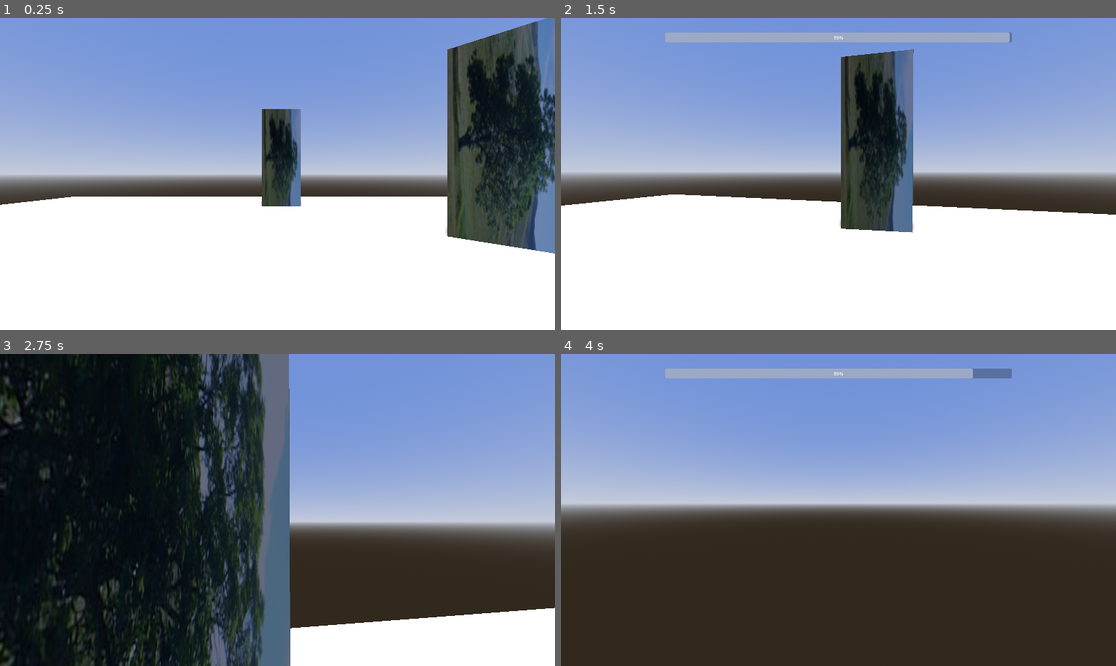
Above: before the commit, frames 1-4 (two rows, left to right).
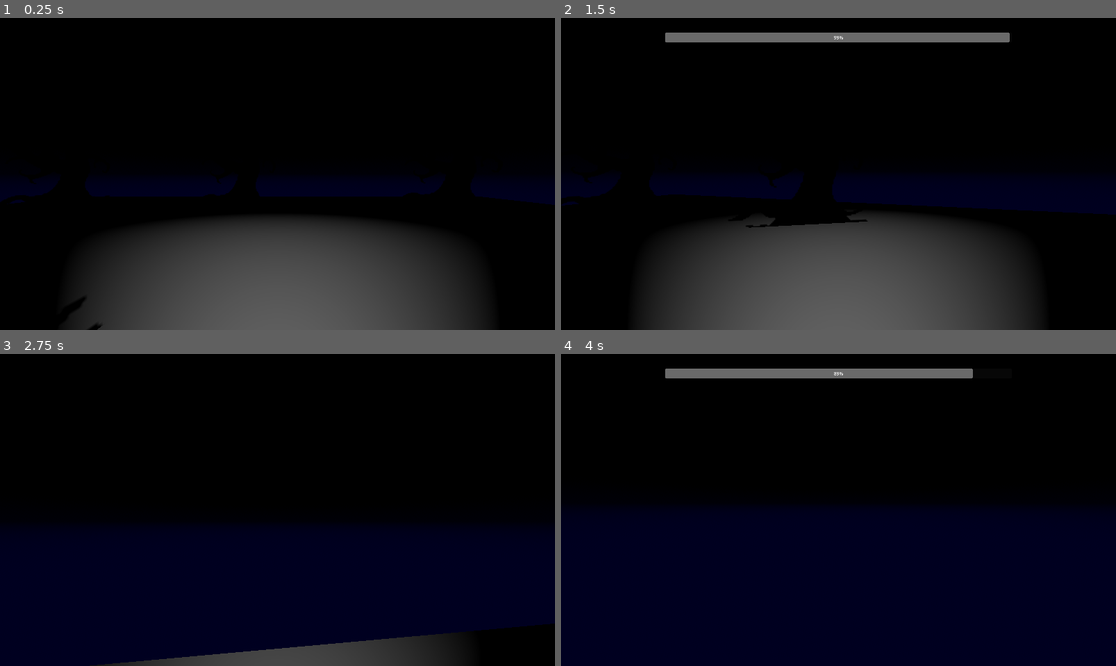
Above: after the commit, the same moments.

Repository: omrekinci/Forest
Game: Godot game, scene res://game.tscn
The game is run twice, just before and just after one commit, with the same random seed, the same clock (stepped at 60 frames per second) and the same inputs.
Inputs (mouse positions are in pixels of both pictures, inside the frame that each line leads up to):
- Up to frame 1 (0.25 s): no input
- Up to frame 2 (1.5 s): tap Enter (ui_accept) at 0.5, 0.77 s; move the mouse to (866, 174) at 0.52 s; hold Up (ui_up) from 0.53 s (still down); tap Alt at 0.6 s; move the mouse to (810, 174) at 1.27 s; tap Shift at 1.35 s
- Up to frame 3 (2.75 s): keep holding Up (ui_up); tap Enter (ui_accept) at 1.52 s; move the mouse to (288, 503) at 2.02 s; hold Space from 2.03 s (still down)
- Up to frame 4 (4 s): keep holding Up (ui_up); move the mouse to (832, 516) at 2.77 s; release Space at 2.78 s; tap Alt at 2.85 s; tap Enter (ui_accept) at 3.02, 3.5, 3.77 s; move the mouse to (877, 513) at 3.52 s; hold Shift from 3.53 s (still down)

The runs differ from the first frame. In frame 1, 99% of the frame differs, in the area x 0-100%, y 0-100%; in frame 2, 99%; in frame 3, 72%; in frame 4, 100%.

Commit message:
devlog-2

Diff:
--- a/Tree.tscn
+++ b/Tree.tscn
@@ -1,10 +1,7 @@
 [gd_scene format=3 uid="uid://d2dtaajh0b2c4"]
 
 [ext_resource type="Script" uid="uid://b7k1u6d0n7lc0" path="res://tree.gd" id="1_nbyt5"]
-[ext_resource type="Texture2D" uid="uid://bxy4vsa3no1qo" path="res://treeplaceholder.png" id="2_dn7q5"]
-
-[sub_resource type="StandardMaterial3D" id="StandardMaterial3D_72j6q"]
-albedo_texture = ExtResource("2_dn7q5")
+[ext_resource type="Texture2D" uid="uid://btmmaodxkckwh" path="res://treea.png" id="2_dn7q5"]
 
 [sub_resource type="PlaneMesh" id="PlaneMesh_2a8ig"]
 size = Vector2(5, 2)
@@ -14,9 +11,13 @@
 [node name="Tree" type="Node3D" unique_id=1320892409]
 script = ExtResource("1_nbyt5")
 
+[node name="Sprite3D" type="Sprite3D" parent="." unique_id=1583145426]
+transform = Transform3D(-4, 1.748455e-07, 6.039832e-07, 1.7484555e-07, 4, 3.496911e-07, -6.039832e-07, 3.4969113e-07, -4, 0, 0.60602236, 0)
+texture = ExtResource("2_dn7q5")
+
 [node name="MeshInstance3D" type="MeshInstance3D" parent="." unique_id=1032127270]
-transform = Transform3D(1.9106855e-15, -4.371139e-08, -1, -1, -4.371139e-08, 0, -4.371139e-08, 1, -4.371139e-08, 0, 0, 0)
-material_override = SubResource("StandardMaterial3D_72j6q")
+transform = Transform3D(1.790384e-15, -4.371139e-08, -1.2322512, -0.93703747, -4.371139e-08, 0, -4.0959208e-08, 1, -5.386341e-08, 0.42397976, 0.49605608, 0)
+visible = false
 mesh = SubResource("PlaneMesh_2a8ig")
 
 [node name="StaticBody3D" type="StaticBody3D" parent="MeshInstance3D" unique_id=1371494984]
--- a/game.tscn
+++ b/game.tscn
@@ -3,17 +3,18 @@
 [ext_resource type="PackedScene" uid="uid://nu4w3ja6e1ff" path="res://player.tscn" id="1_80nbo"]
 [ext_resource type="PackedScene" uid="uid://d2dtaajh0b2c4" path="res://Tree.tscn" id="2_e2o6t"]
 
-[sub_resource type="ProceduralSkyMaterial" id="ProceduralSkyMaterial_80nbo"]
-sky_top_color = Color(0.43525964, 0.56786674, 0.8491745, 1)
-sky_horizon_color = Color(0.76956743, 0.7949692, 0.8562962, 1)
-ground_horizon_color = Color(0.76956743, 0.7949692, 0.8562962, 1)
+[sub_resource type="ProceduralSkyMaterial" id="ProceduralSkyMaterial_e2o6t"]
+sky_top_color = Color(0, 0, 0, 1)
+sky_horizon_color = Color(0.037077263, 0.040375903, 0.067132495, 1)
+ground_bottom_color = Color(0.020292198, 0.03348676, 0.14051312, 1)
+ground_horizon_color = Color(0.037077263, 0.040375903, 0.067132495, 1)
 
-[sub_resource type="Sky" id="Sky_e2o6t"]
-sky_material = SubResource("ProceduralSkyMaterial_80nbo")
+[sub_resource type="Sky" id="Sky_feb5d"]
+sky_material = SubResource("ProceduralSkyMaterial_e2o6t")
 
-[sub_resource type="Environment" id="Environment_feb5d"]
+[sub_resource type="Environment" id="Environment_fc0e3"]
 background_mode = 2
-sky = SubResource("Sky_e2o6t")
+sky = SubResource("Sky_feb5d")
 ssao_enabled = true
 
 [sub_resource type="StandardMaterial3D" id="StandardMaterial3D_4flbx"]
@@ -26,12 +27,8 @@
 
 [node name="Node3D" type="Node3D" unique_id=1103386871]
 
-[node name="DirectionalLight3D" type="DirectionalLight3D" parent="." unique_id=628028436]
-transform = Transform3D(-0.8415108, 0.44629166, -0.3044395, 0, 0.56352603, 0.8260983, 0.54024035, 0.69517064, -0.47421324, 0, 0, 0)
-shadow_enabled = true
-
-[node name="WorldEnvironment" type="WorldEnvironment" parent="." unique_id=109936522]
-environment = SubResource("Environment_feb5d")
+[node name="WorldEnvironment" type="WorldEnvironment" parent="." unique_id=913211522]
+environment = SubResource("Environment_fc0e3")
 
 [node name="MeshInstance3D" type="MeshInstance3D" parent="." unique_id=3467525]
 mesh = SubResource("PlaneMesh_2a8ig")
@@ -43,23 +40,39 @@
 shape = SubResource("WorldBoundaryShape3D_2a8ig")
 
 [node name="Tree" parent="." unique_id=1320892409 node_paths=PackedStringArray("target") instance=ExtResource("2_e2o6t")]
-transform = Transform3D(1, 0, 0, 0, 1, 0, 0, 0, 1, 8.194264, 2.5, 0.23890257)
+transform = Transform3D(1, 0, 0, 0, 1, 0, 0, 0, 1, 8.194264, 1.862576, 0.23890257)
 target = NodePath("../Player")
 
-[node name="Tree2" parent="." unique_id=1324905416 node_paths=PackedStringArray("target") instance=ExtResource("2_e2o6t")]
-transform = Transform3D(1, 0, 0, 0, 1, 0, 0, 0, 1, 5.3217134, 2.5, 4.507219)
+[node name="Tree2" parent="." unique_id=1940902099 node_paths=PackedStringArray("target") instance=ExtResource("2_e2o6t")]
+transform = Transform3D(1, 0, 0, 0, 1, 0, 0, 0, 1, 8.194264, 1.862576, 10.522694)
 target = NodePath("../Player")
 
-[node name="Tree4" parent="." unique_id=1798099338 node_paths=PackedStringArray("target") instance=ExtResource("2_e2o6t")]
-transform = Transform3D(1, 0, 0, 0, 1, 0, 0, 0, 1, 0.23012447, 2.5, 7.557636)
+[node name="Tree3" parent="." unique_id=2107170895 node_paths=PackedStringArray("target") instance=ExtResource("2_e2o6t")]
+transform = Transform3D(1, 0, 0, 0, 1, 0, 0, 0, 1, 8.194264, 1.862576, -10.125759)
 target = NodePath("../Player")
 
-[node name="Tree5" parent="." unique_id=1861124440 node_paths=PackedStringArray("target") instance=ExtResource("2_e2o6t")]
-transform = Transform3D(1, 0, 0, 0, 1, 0, 0, 0, 1, 0.23012447, 2.5, -10.288876)
+[node name="Tree4" parent="." unique_id=878891476 node_paths=PackedStringArray("target") instance=ExtResource("2_e2o6t")]
+transform = Transform3D(1, 0, 0, 0, 1, 0, 0, 0, 1, -2.2276163, 1.862576, 0.23890257)
 target = NodePath("../Player")
 
-[node name="Tree3" parent="." unique_id=1737328558 node_paths=PackedStringArray("target") instance=ExtResource("2_e2o6t")]
-transform = Transform3D(1, 0, 0, 0, 1, 0, 0, 0, 1, 5.3217134, 2.5, -4.639158)
+[node name="Tree5" parent="." unique_id=1708902838 node_paths=PackedStringArray("target") instance=ExtResource("2_e2o6t")]
+transform = Transform3D(1, 0, 0, 0, 1, 0, 0, 0, 1, -2.2276163, 1.862576, 10.522694)
+target = NodePath("../Player")
+
+[node name="Tree6" parent="." unique_id=1058118283 node_paths=PackedStringArray("target") instance=ExtResource("2_e2o6t")]
+transform = Transform3D(1, 0, 0, 0, 1, 0, 0, 0, 1, -2.2276163, 1.862576, -10.125759)
+target = NodePath("../Player")
+
+[node name="Tree7" parent="." unique_id=146181032 node_paths=PackedStringArray("target") instance=ExtResource("2_e2o6t")]
+transform = Transform3D(1, 0, 0, 0, 1, 0, 0, 0, 1, -11.280096, 1.862576, 0.23890257)
+target = NodePath("../Player")
+
+[node name="Tree8" parent="." unique_id=349798045 node_paths=PackedStringArray("target") instance=ExtResource("2_e2o6t")]
+transform = Transform3D(1, 0, 0, 0, 1, 0, 0, 0, 1, -11.280096, 1.862576, 10.522694)
+target = NodePath("../Player")
+
+[node name="Tree9" parent="." unique_id=1015480625 node_paths=PackedStringArray("target") instance=ExtResource("2_e2o6t")]
+transform = Transform3D(1, 0, 0, 0, 1, 0, 0, 0, 1, -11.280096, 1.862576, -10.125759)
 target = NodePath("../Player")
 
 [node name="Player" parent="." unique_id=1159174860 instance=ExtResource("1_80nbo")]
--- a/player.tscn
+++ b/player.tscn
@@ -20,6 +20,10 @@
 [node name="Camera3D" type="Camera3D" parent="Neck" unique_id=1710217290]
 transform = Transform3D(1, 0, 0, 0, 1, 0, 0, 0, 1, 0, 0.6705221, 0)
 
+[node name="SpotLight3D" type="SpotLight3D" parent="Neck" unique_id=1389959601]
+transform = Transform3D(1, 0, 0, 0, 1, 0, 0, 0, 1, 0, 0.1549604, 0.5252811)
+spot_range = 10.0
+
 [node name="CanvasLayer" type="CanvasLayer" parent="." unique_id=793281831]
 
 [node name="ProgressBar" type="ProgressBar" parent="CanvasLayer" unique_id=88801866]
Binary file added: treea.png
Not shown, added: treea.png.import
